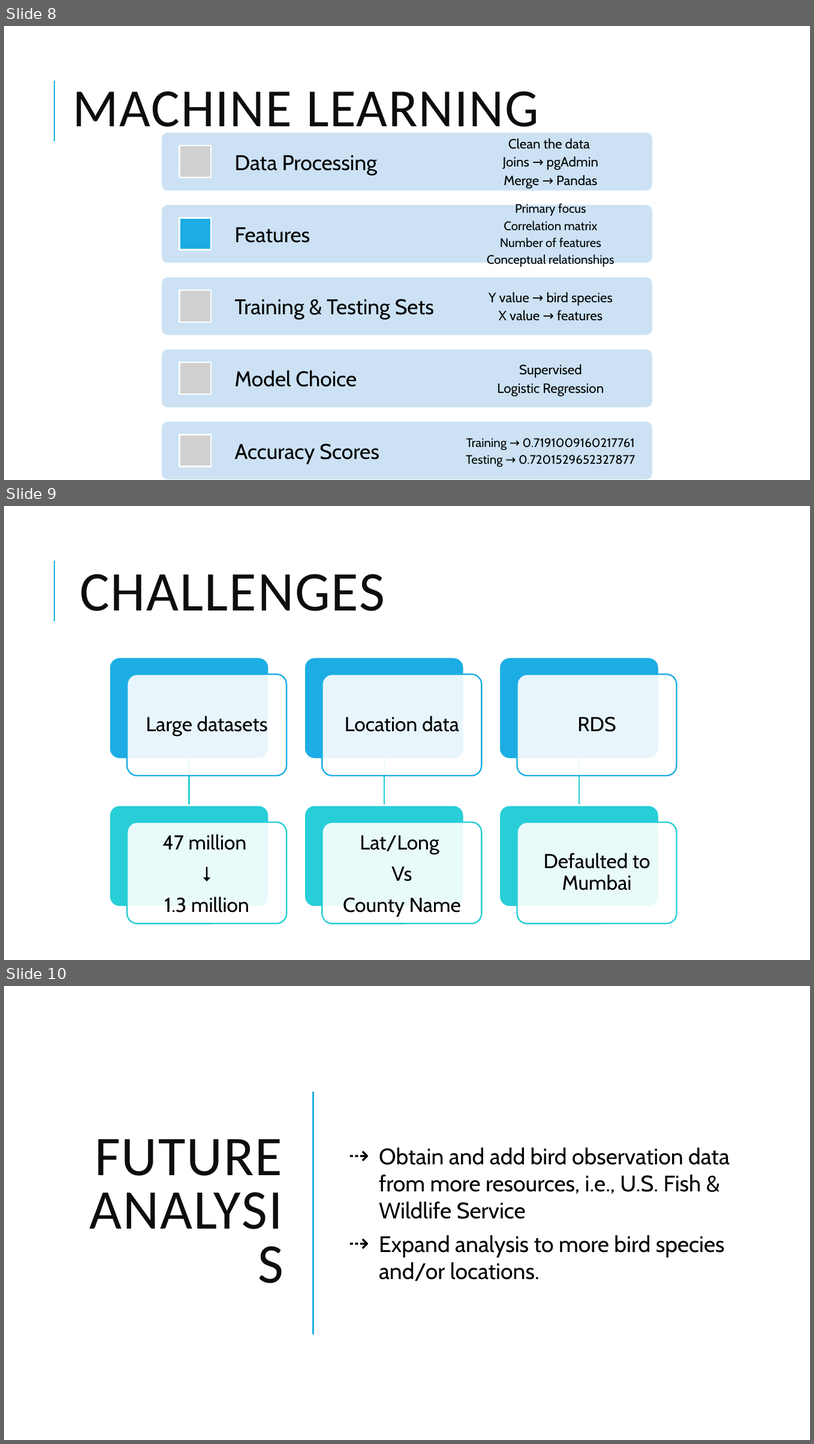
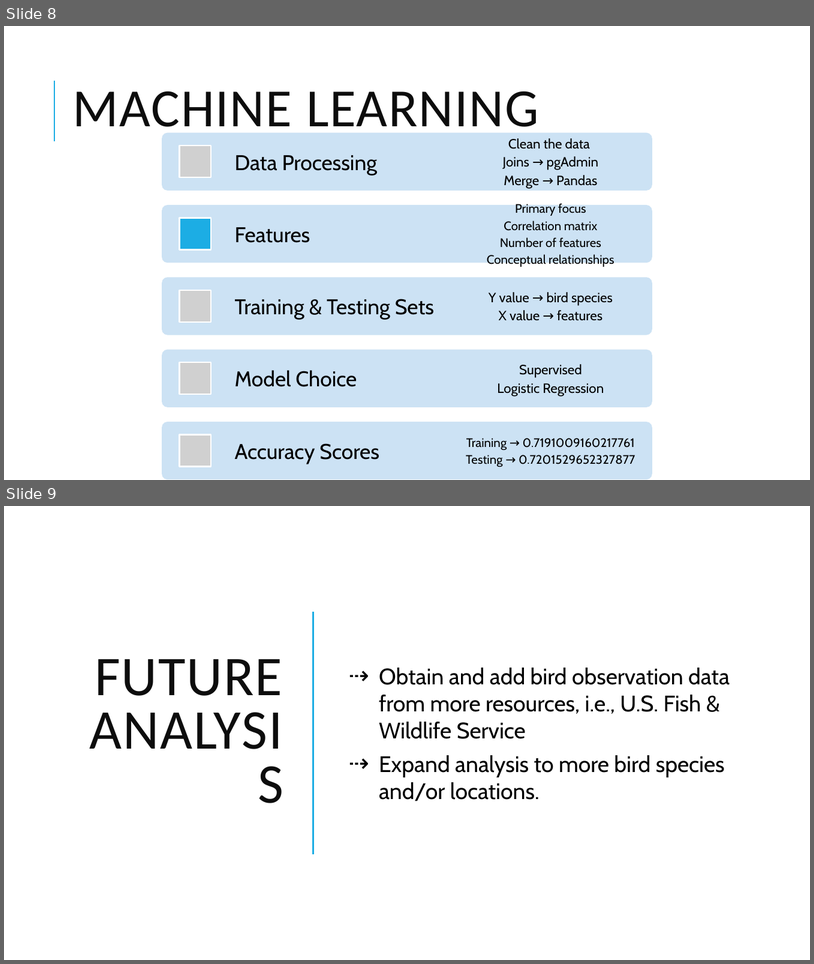
Before and after one commit to sierrah154/Final_Project-Aves, a slide deck: Presentation/Aves- Final Project.pptx. Shown one above the other, each under a label of ours: slides 8, 9 and 10 before the commit, slides 8 and 9 after it. The pictures are 814x1444 and 814x964 pixels, drawn with LibreOffice and Linux fonts; fonts in the diff are those of the drawing; grey boxes stand for pictures. Boxes give left, top, right and bottom in pixels: in the first picture for what was removed or moved away, otherwise in the second. Text is boxed around its words. In the diff, an @@ line names an element or a change of style, - is before the commit and + after.

```diff
--- a/Presentation/Aves- Final Project.pptx
+++ b/Presentation/Aves- Final Project.pptx
@@ slide 9 removed at (x1=4, y1=506, x2=810, y2=960), background #FFFFFF @@
@@ line removed from (54, 621) to (54, 561) @@
@@ title removed at (x1=80, y1=574, x2=385, y2=611) @@
-CHALLENGES
@@ group removed at (x1=110, y1=658, x2=677, y2=924): 12 rounded rectangles, 6 texts, 3 freeform shapes @@
-Large datasets
-47 million
-⭣
-1.3 million
-Location data
-Lat/Long
-Vs
-County Name
-RDS
-Defaulted to Mumbai
@@ what was slide 10 is now slide 9 @@
```
Also in this commit, not shown: 1 slide changed, 1 other file.
